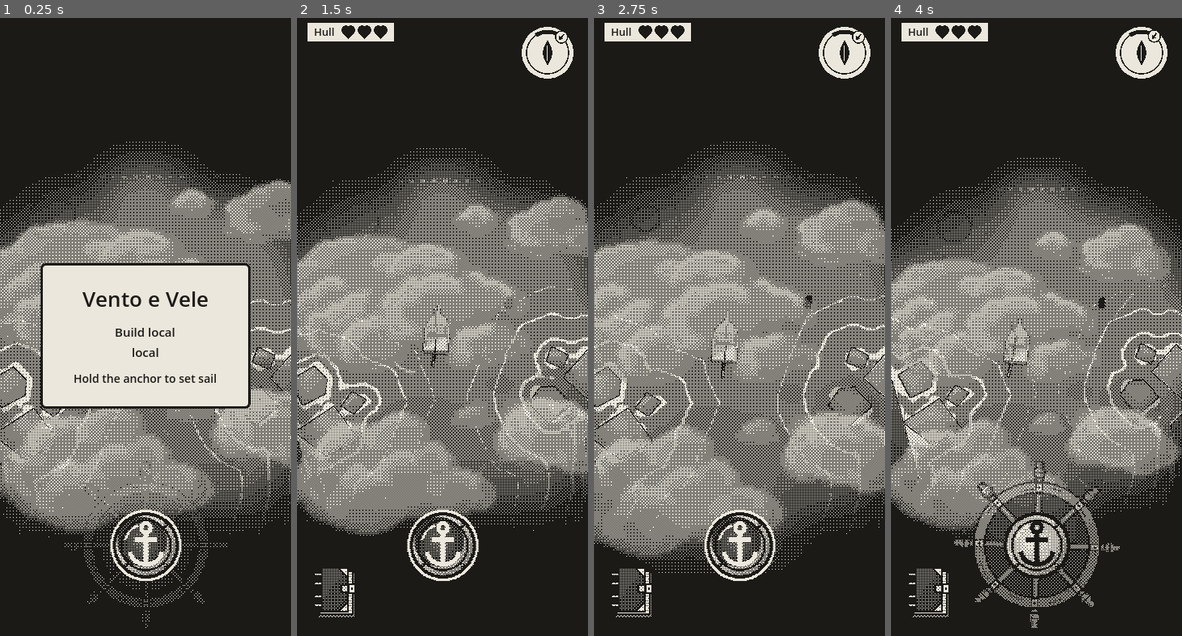
Above: before the commit, frames 1-4 (left to right).
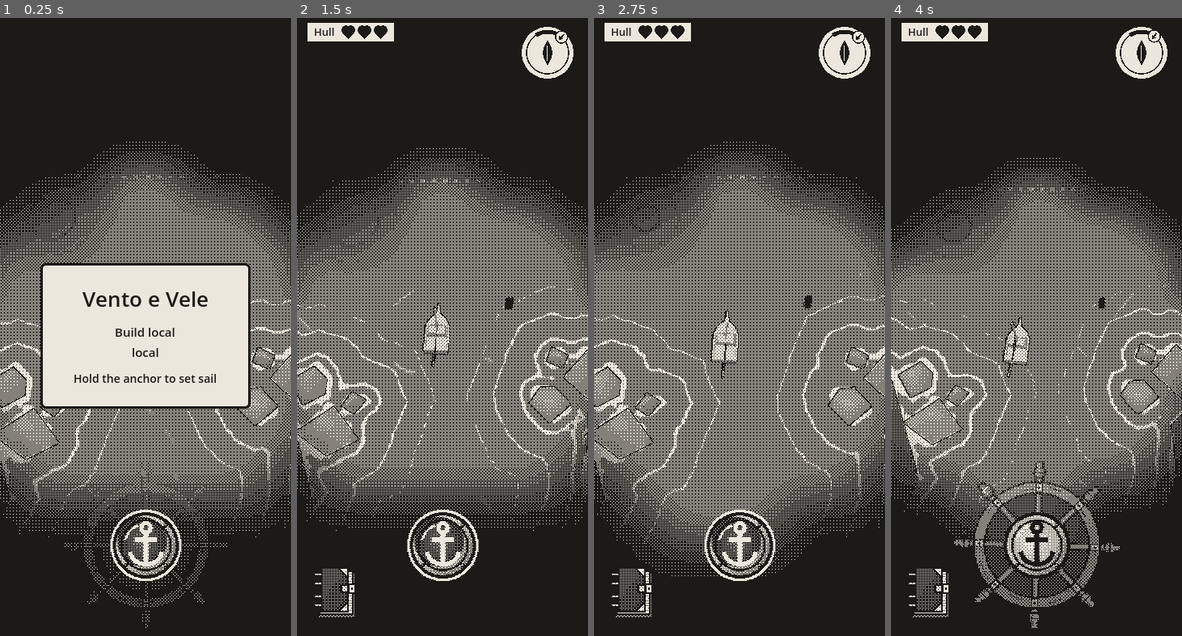
Above: after the commit, the same moments.

Repository: EnricoLabarile/Sail
Game: Godot game, scene res://Assets/Scenes/Overworld.tscn
Two runs of this game, one before a commit and one after it. Both use one fixed random seed, a clock stepped at 60 frames per second and the inputs below.
Inputs (mouse positions are in pixels of both pictures, inside the frame that each line leads up to):
- Up to frame 1 (0.25 s): no input
- Up to frame 2 (1.5 s): tap Enter (ui_accept) at 0.5, 0.77 s; move the mouse to (506, 302) at 0.52 s; hold Right (ui_right) 0.53-1.25 s; click (506, 302) at 0.67 s; drag from (384, 370) to (427, 462) at 1.27 s
- Up to frame 3 (2.75 s): move the mouse to (768, 191) at 2.02 s; hold Right (ui_right) from 2.03 s (still down)
- Up to frame 4 (4 s): release Right (ui_right) at 2.75 s; drag from (1021, 462) to (949, 240) at 2.77 s; move the mouse to (1123, 432) at 3.52 s; hold Left (ui_left) from 3.53 s (still down); tap Enter (ui_accept) at 3.77 s

The runs differ from the first frame. In frame 1, 4.7% of the frame differs, in the area x 0-100%, y 26-85%; in frame 2, 6.4%; in frame 3, 6.5%, in the area x 0-100%, y 29-91%; in frame 4, 4.9%.

Commit message:
Clouds: none over the boat at the start (clear_radius)
Co-Authored-By: Claude Opus 5.5 <noreply@anthropic.com>
Claude-Session: https://claude.ai/code/session_0154zeqDuhZHz7ZXLE21BuMs

Diff:
--- a/Assets/Landscape/clouds/clouds.gd
+++ b/Assets/Landscape/clouds/clouds.gd
@@ -17,6 +17,9 @@
 @export var size_max := 30.0         # …and the biggest
 @export var height := 35.0           # metres above the sea
 @export var speed := 1            # metres a second they drift downwind
+## At the start no cloud is within this many metres of the boat (Enrico): the game starts with a clear screen, and
+## the clouds drift in from upwind later. ~80 m covers the screen even zoomed out (about 46 x 102 m) plus a cloud.
+@export var clear_radius := 80.0
 
 # The shadows.
 @export var shadows_on := true                          # false = no shadows
@@ -54,6 +57,9 @@
 	if shadows_on:
 		add_cloud_map()
 		add_shadow_effect()
+	# Clear the sky over the boat. Deferred (done at the end of this frame): the boat joins her group in her own
+	# _ready, which comes after this one (she's further down the scene), so she can't be found yet.
+	clear_start_area.call_deferred()
 
 
 ## A material that shows the picture as it is: no light on it (unshaded), see-through where the PNG is
@@ -130,6 +136,23 @@
 	shadow_material.set_shader_parameter("map_center", center)
 
 
+## At the start: any cloud within clear_radius of the boat is moved to another random place, outside it.
+func clear_start_area() -> void:
+	var boat := get_tree().get_first_node_in_group("player_boat") as Node3D
+	if boat == null:
+		return
+	var half := Land.WORLD_SIZE / 2.0
+	for cloud in clouds:
+		# Try new random places until one is far enough (on a 1008 m map almost every try is).
+		while horizontal_distance(cloud.position, boat.global_position) < clear_radius:
+			cloud.position = Vector3(randf_range(-half, half), height, randf_range(-half, half))
+
+
+## The distance between two points across the map (the height doesn't count).
+func horizontal_distance(a: Vector3, b: Vector3) -> float:
+	return Vector2(a.x - b.x, a.z - b.z).length()
+
+
 ## One cloud: a flat square lying level (a PlaneMesh faces up), at a random place, size and turn.
 func make_cloud(material: StandardMaterial3D) -> MeshInstance3D:
 	var side := randf_range(size_min, size_max)
Not shown, changed: CLAUDE.md
